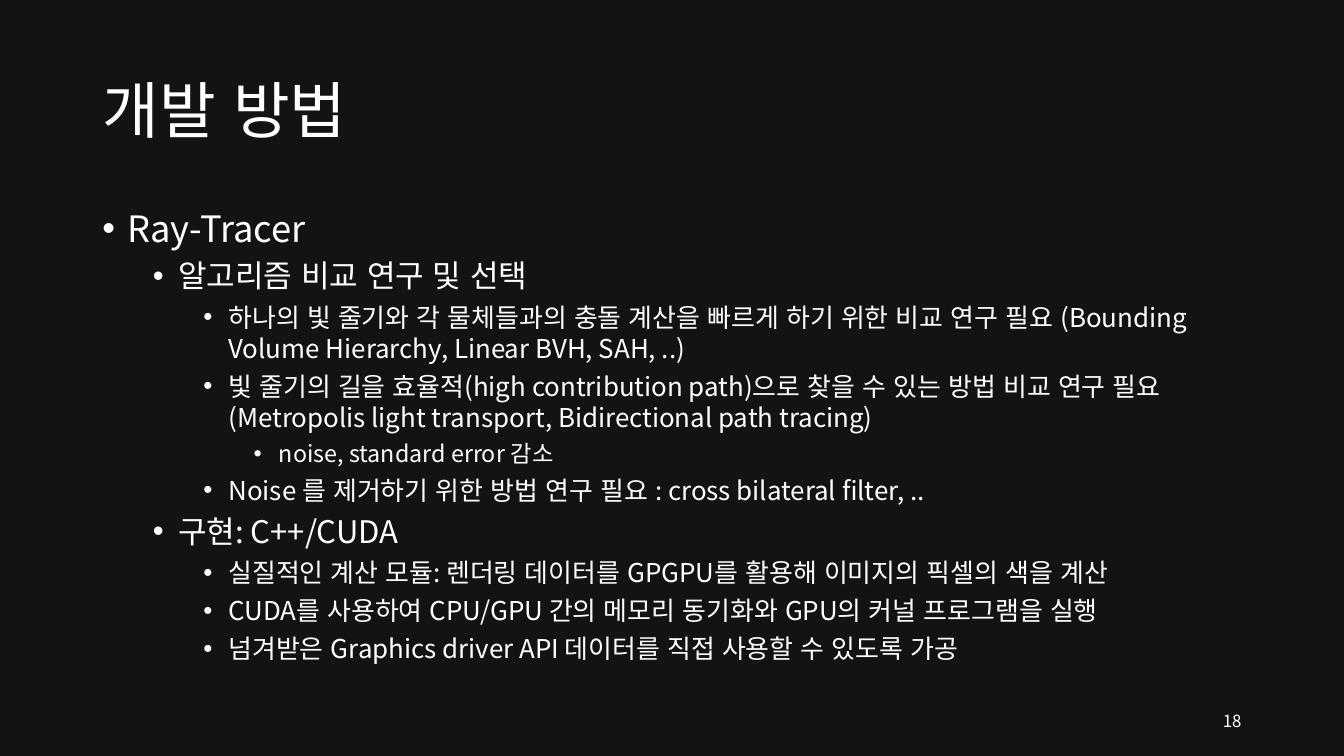
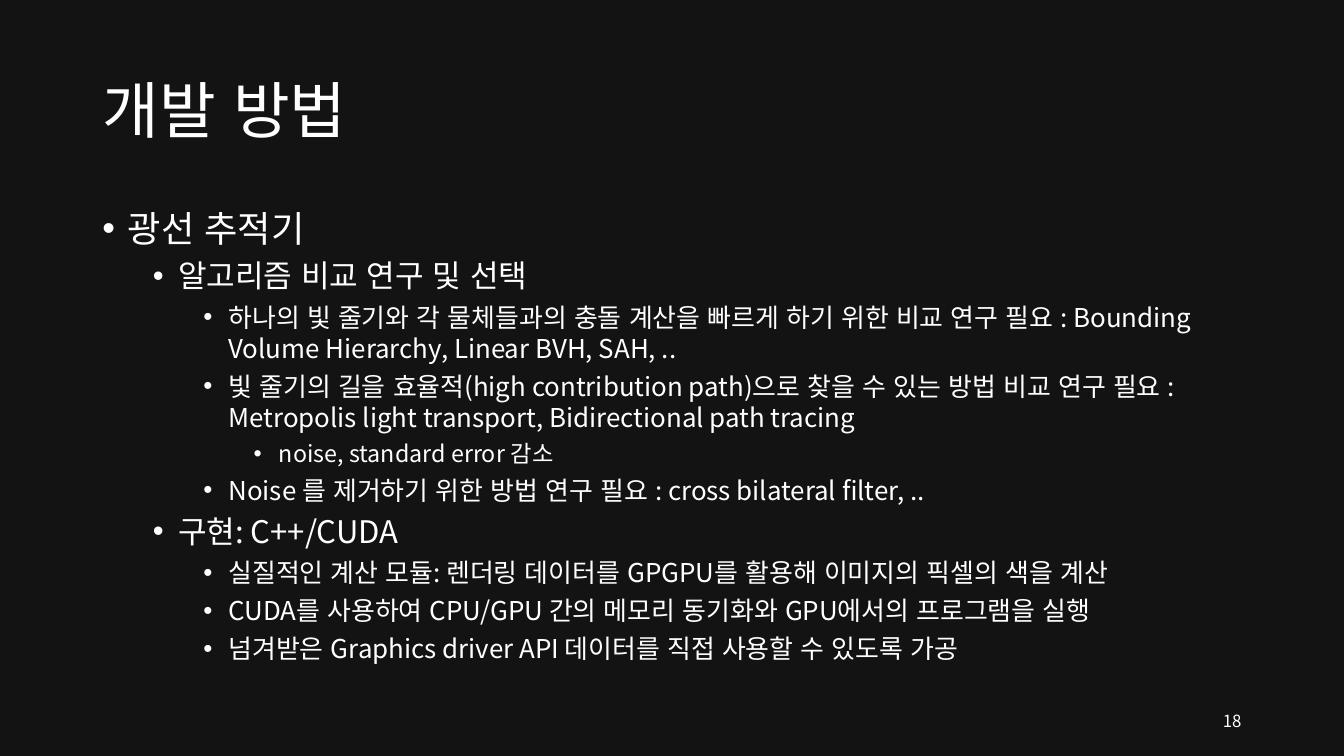
Before and after one commit to SEETHELGIHT/CapstonePlanning, a slide deck: slide 18 of doc/GPU-Accelerated_Ray_Tracing.pptx. Drawn at 1344x756 pixels with LibreOffice and Linux fonts; fonts in the diff are those of the drawing. Boxes give left, top, right and bottom in pixels: in the first picture for what was removed or moved away, otherwise in the second. Text is boxed around its words. In the diff, an @@ line names an element or a change of style, - is before the commit and + after.

```diff
--- a/doc/GPU-Accelerated_Ray_Tracing.pptx
+++ b/doc/GPU-Accelerated_Ray_Tracing.pptx
@@ text at [128, 212, 305, 245]: text changed @@
-• Ray-Tracer
+• 광선 추적기
@@ text at [228, 305, 1192, 434]: text changed @@
-    • 하나의 빛 줄기와 각 물체들과의 충돌 계산을 빠르게 하기 위한 비교 연구 필요 (Bounding Volume Hierarchy, Linear BVH, SAH, ..)
-    • 빛 줄기의 길을 효율적(high contribution path)으로 찾을 수 있는 방법 비교 연구 필요 (Metropolis light transport, Bidirectional path tracing)
+    • 하나의 빛 줄기와 각 물체들과의 충돌 계산을 빠르게 하기 위한 비교 연구 필요 : Bounding Volume Hierarchy, Linear BVH, SAH, ..
+    • 빛 줄기의 길을 효율적(high contribution path)으로 찾을 수 있는 방법 비교 연구 필요 : Metropolis light transport, Bidirectional path tracing
@@ text at [228, 598, 1091, 625]: text changed @@
-    • CUDA를 사용하여 CPU/GPU 간의 메모리 동기화와 GPU의 커널 프로그램을 실행
+    • CUDA를 사용하여 CPU/GPU 간의 메모리 동기화와 GPU에서의 프로그램을 실행
```
Also in this commit, not shown: 8 other slides changed.
